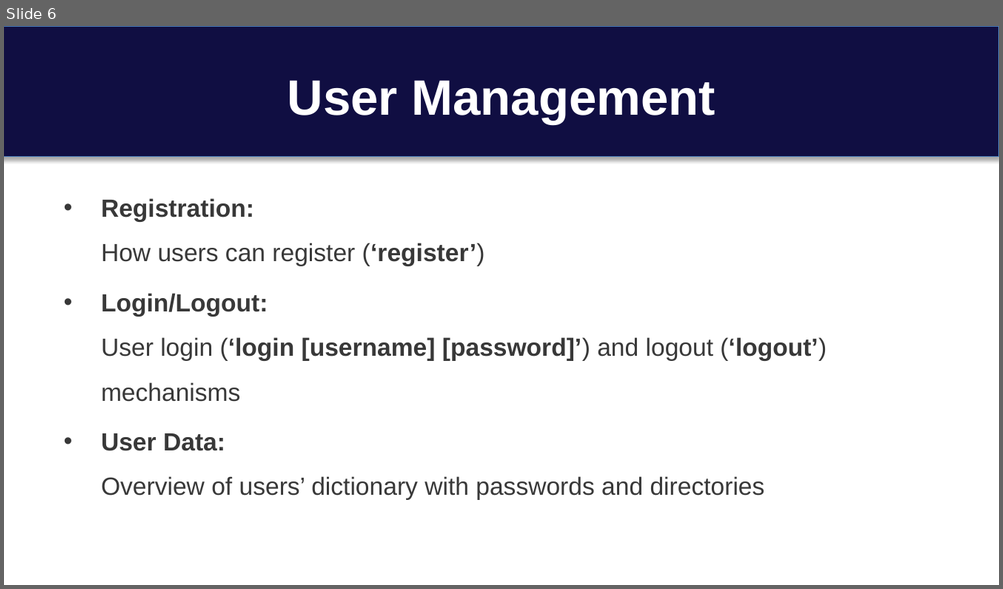
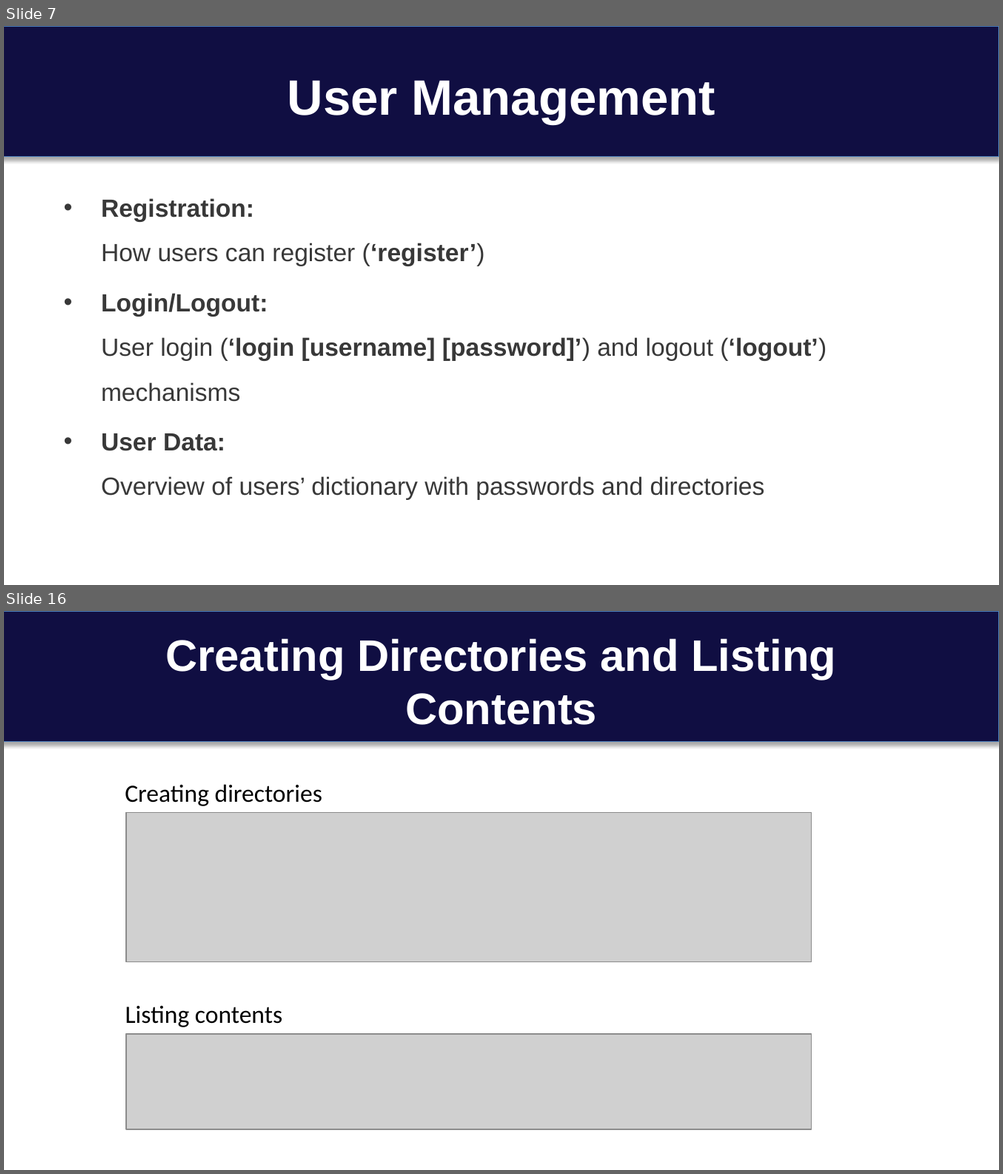
Before and after one commit to cseuconn/CSE-OS-2023-FALL, a slide deck: CSE-5305/Zongming_Juli/VFS presentation.pptx. Shown one above the other, each under a label of ours: slide 6 before the commit, slides 7 and 16 after it; the slides between them are not shown. The pictures are 1003x589 and 1003x1174 pixels, drawn with LibreOffice and Linux fonts; fonts in the diff are those of the drawing; grey boxes stand for pictures. Boxes give left, top, right and bottom in pixels: in the first picture for what was removed or moved away, otherwise in the second. Text is boxed around its words. In the diff, an @@ line names an element or a change of style, - is before the commit and + after.

```diff
--- a/CSE-5305/Zongming_Juli/VFS presentation.pptx
+++ b/CSE-5305/Zongming_Juli/VFS presentation.pptx
@@ slide 16 added at [4,611,999,1170], background #FFFFFF; not listed: 1 template element that a slide beside it also shows @@
@@ title added at [165,638,836,725], 32 pt, text #FFFFFF, bold @@
+Creating Directories and Listing Contents
@@ text added at [125,784,322,806], 18 pt, text #000000 @@
+Creating directories
@@ picture added at [126,813,811,962] @@
@@ text added at [125,1006,282,1028], 18 pt, text #000000 @@
+Listing contents
@@ picture added at [126,1035,811,1130] @@
@@ what was slide 6 is now slide 7 @@
```
Also in this commit, not shown: 7 slides changed, 11 other slides added, 2 slides removed, 1 other file.
